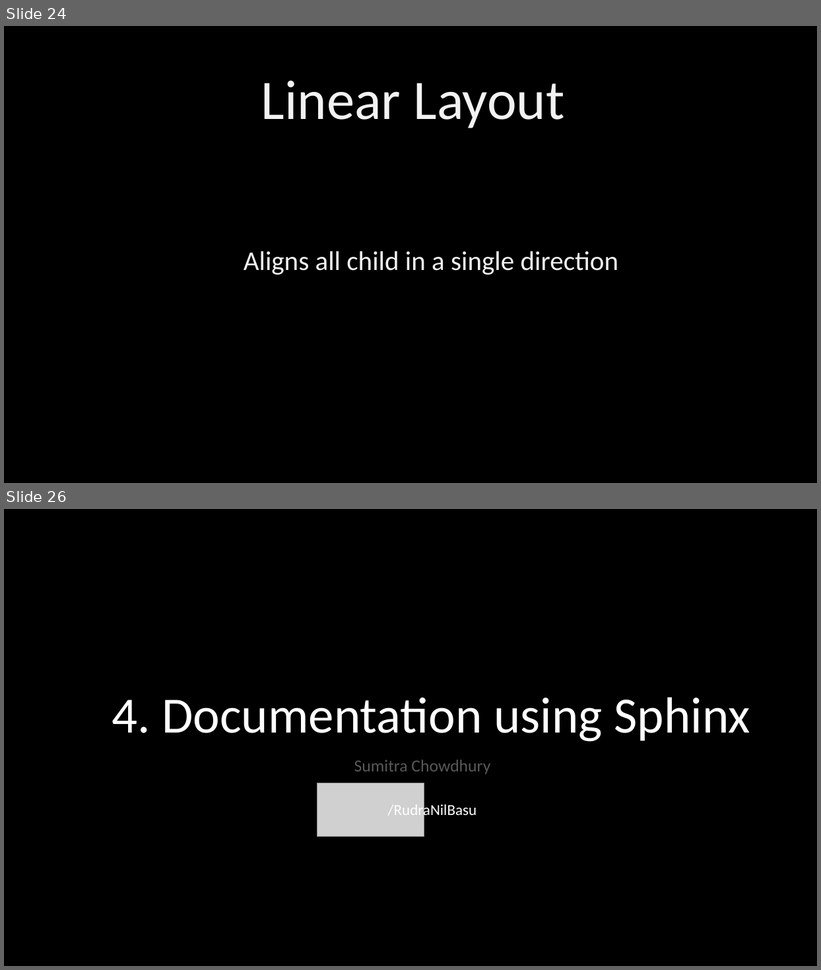
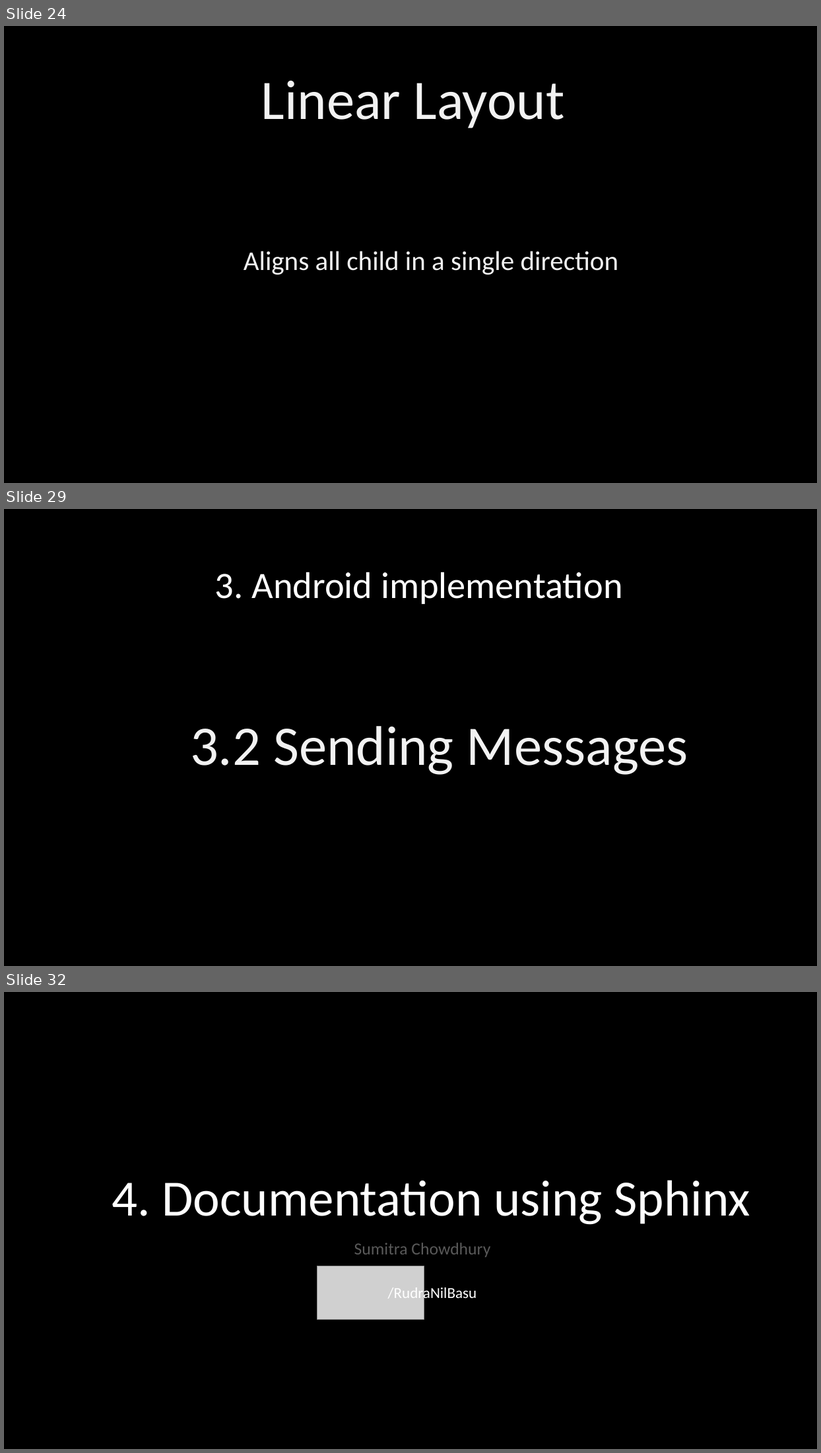
Before and after one commit to PhoenixRRDS/Presentation, a slide deck: The design and development of AIRYL.pptx. Shown one above the other, each under a label of ours: slides 24 and 26 before the commit, slides 24, 29 and 32 after it; the slides between them are not shown. The pictures are 821x970 and 821x1453 pixels, drawn with LibreOffice and Linux fonts; fonts in the diff are those of the drawing; grey boxes stand for pictures. Boxes give left, top, right and bottom in pixels: in the first picture for what was removed or moved away, otherwise in the second. Text is boxed around its words. In the diff, an @@ line names an element or a change of style, - is before the commit and + after.

```diff
--- a/The design and development of AIRYL.pptx
+++ b/The design and development of AIRYL.pptx
@@ slide 29 added at (4,509,817,966), background #000000 @@
@@ text added at (215,572,623,604), 44 pt, text #FFFFFF @@
+3. Android implementation
@@ text added at (190,726,688,775), 66 pt, text #F2F2F2 @@
+3.2 Sending Messages
@@ what was slide 26 is now slide 32 @@
```
Also in this commit, not shown: 1 slide changed, 5 other slides added.
